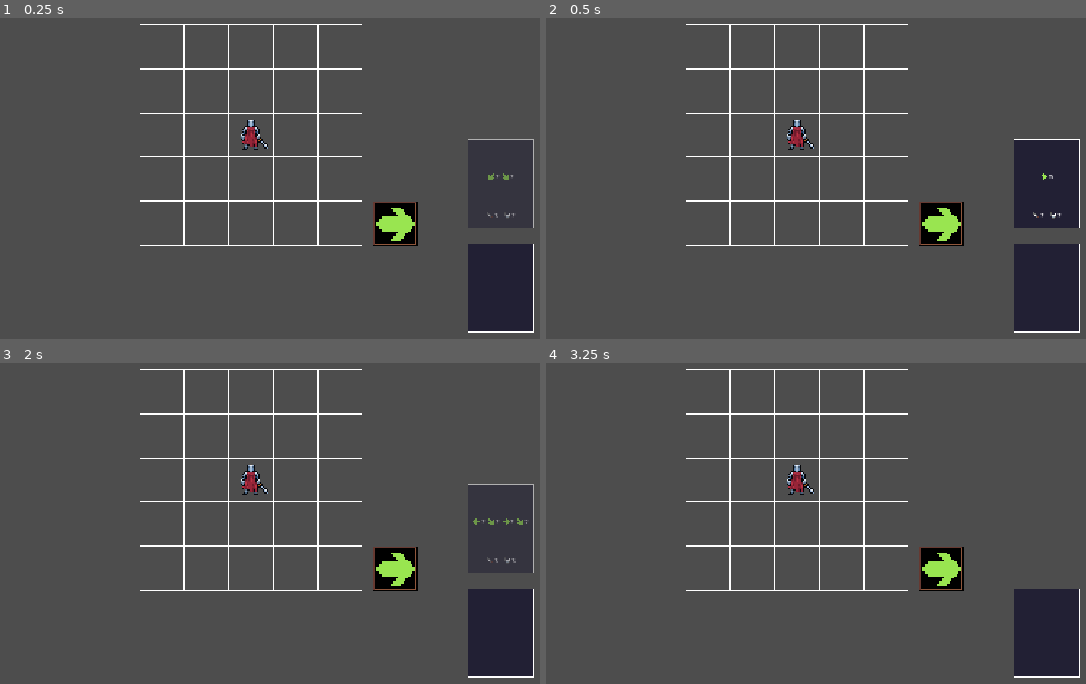
Above: before the commit, frames 1-4 (two rows, left to right).
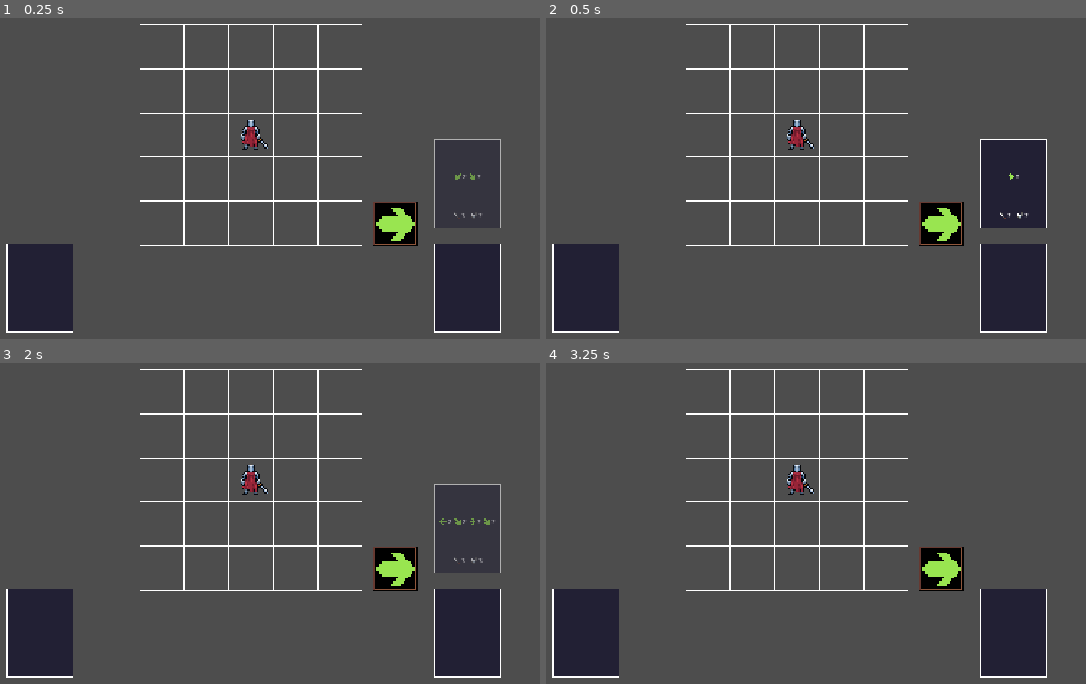
Above: after the commit, the same moments.

Repository: TheLizarditto/Foxtrot1Prototipo
Game: Godot game, scene res://Scenes/main.tscn
The game is run twice, just before and just after one commit, with the same random seed, the same clock (stepped at 60 frames per second) and the same inputs.
Inputs:
- Up to frame 1 (0.25 s): no input
- Up to frame 2 (0.5 s): no input
- Up to frame 3 (2 s): no input
- Up to frame 4 (3.25 s): tap Enter at 2.75 s

The runs differ from the first frame. In frame 1, 10% of the frame differs, in the area x 1-99%, y 37-99%; in frame 2, 10%; in frame 3, 10%; in frame 4, 6.9%.

Commit message:
Feat: cree mazo de descarte

Diff:
--- a/Scenes/main.tscn
+++ b/Scenes/main.tscn
@@ -5,6 +5,7 @@
 [ext_resource type="PackedScene" uid="uid://b4c31gckogab5" path="res://Scenes/turno.tscn" id="3_turno"]
 [ext_resource type="PackedScene" uid="uid://c0p7u0fqj3qnl" path="res://Scenes/baraja.tscn" id="5_7qqcn"]
 [ext_resource type="PackedScene" uid="uid://crn0o8ffxj31a" path="res://Scenes/mazo_robo.tscn" id="6_vuy8l"]
+[ext_resource type="PackedScene" uid="uid://cmk7l3x5ocbqa" path="res://Scenes/mazo_descarte.tscn" id="7_ses36"]
 
 [node name="Main" type="Node2D" unique_id=1545272933]
 
@@ -20,5 +21,8 @@
 [node name="Baraja" parent="." unique_id=1460104477 instance=ExtResource("5_7qqcn")]
 visible = false
 
-[node name="MazoRobo" parent="." instance=ExtResource("6_vuy8l")]
-position = Vector2(360, 220)
+[node name="MazoRobo" parent="." unique_id=2142932877 instance=ExtResource("6_vuy8l")]
+position = Vector2(312, 220)
+
+[node name="MazoDescarte" parent="." unique_id=1951663907 instance=ExtResource("7_ses36")]
+position = Vector2(-304, 220)
--- /dev/null
+++ b/Scenes/mazo_descarte.tscn
@@ -0,0 +1,10 @@
+[gd_scene format=3 uid="uid://cmk7l3x5ocbqa"]
+
+[ext_resource type="Script" uid="uid://b1yjgwrtuxqbc" path="res://Scripts/mazo_descarte.gd" id="1_ydm4c"]
+[ext_resource type="Texture2D" uid="uid://chl7oyhai3680" path="res://Assets/Carta/carta.png" id="2_hxpfk"]
+
+[node name="MazoDescarte" type="Node2D"]
+script = ExtResource("1_ydm4c")
+
+[node name="Sprite" type="Sprite2D" parent="."]
+texture = ExtResource("2_hxpfk")
--- /dev/null
+++ b/Scripts/mazo_descarte.gd
@@ -0,0 +1,49 @@
+extends Node2D
+class_name MazoDescarte
+
+var cartas: Array[Dictionary] = []
+
+# Carga las cartas recibidas en el mazo de descarte.
+func cargar_cartas(datos_cartas: Array[Dictionary]) -> void:
+	vaciar()
+
+	for datos in datos_cartas:
+		recibir_carta(datos)
+
+
+# Vacia todas las cartas guardadas en el mazo de descarte.
+func vaciar() -> void:
+	cartas.clear()
+
+
+# Recibe una carta jugada y la guarda al final del mazo de descarte.
+func recibir_carta(datos: Dictionary) -> void:
+	cartas.append(Carta.normalizar_datos(datos))
+
+
+# Devuelve todas las cartas del descarte en orden y deja el mazo vacio.
+func entregar_cartas() -> Array[Dictionary]:
+	var cartas_entregadas := obtener_cartas()
+	vaciar()
+
+	return cartas_entregadas
+
+
+# Devuelve una copia de los datos de todas las cartas del mazo de descarte.
+func obtener_cartas() -> Array[Dictionary]:
+	var copia_cartas: Array[Dictionary] = []
+
+	for datos in cartas:
+		copia_cartas.append(datos.duplicate(true))
+
+	return copia_cartas
+
+
+# Devuelve la cantidad de cartas guardadas en el mazo de descarte.
+func cantidad() -> int:
+	return cartas.size()
+
+
+# Indica si el mazo de descarte no tiene cartas disponibles.
+func esta_vacio() -> bool:
+	return cartas.is_empty()
Not shown, added: Scripts/mazo_descarte.gd.uid
